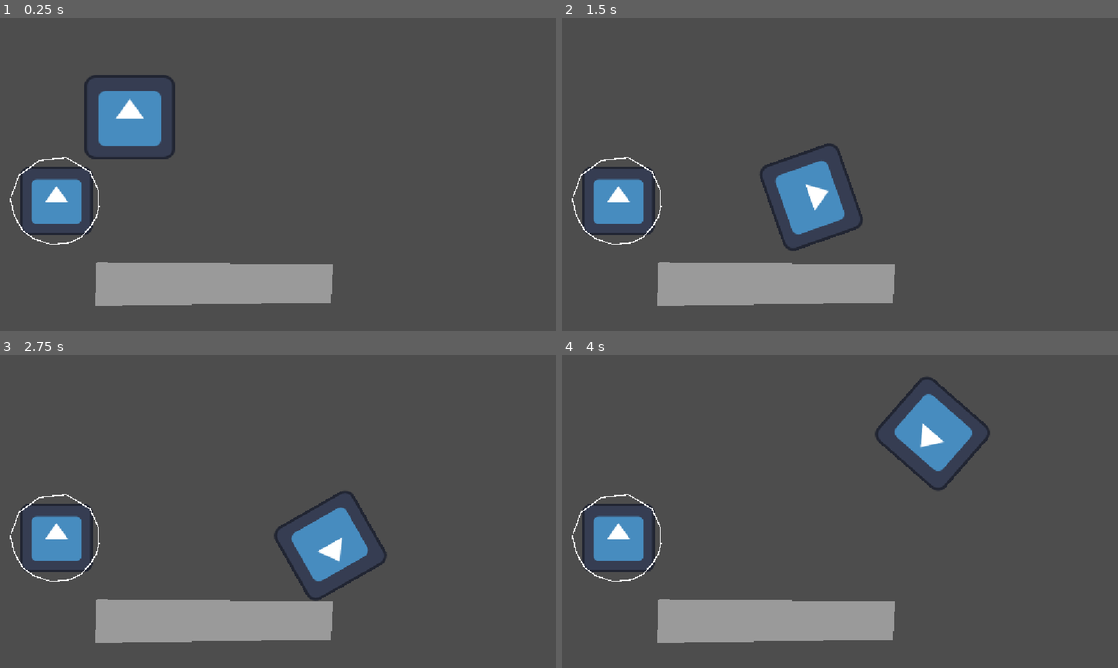
Above: before the commit, frames 1-4 (two rows, left to right).
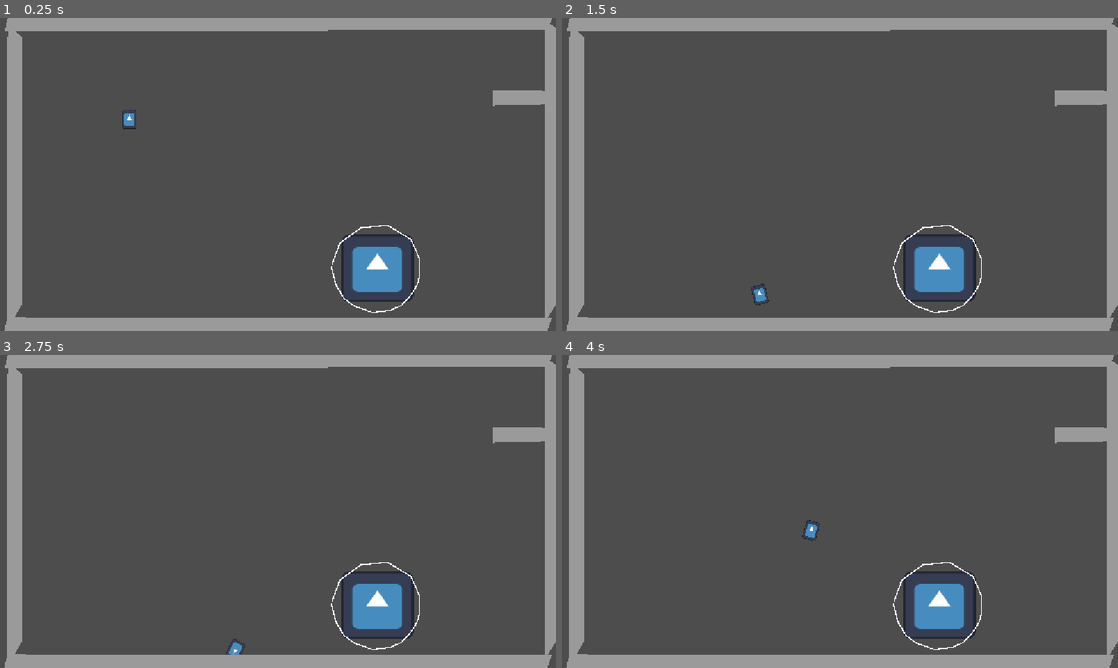
Above: after the commit, the same moments.

Repository: TAL-Trent/SSJamF2026
Game: Godot game, scene res://Test Scene.tscn
Same seed, same stepped clock (60 frames per second), same inputs: the game is played once before the commit and once after it. The engine's default icon, where the game draws it, is replaced by a stand-in: a white triangle on a blue panel in a dark square.
Inputs:
- Up to frame 1 (0.25 s): no input
- Up to frame 2 (1.5 s): hold Right (right) 0.53-1.28 s; tap Space (jump) at 0.77 s; hold Left (left) from 1.28 s (still down)
- Up to frame 3 (2.75 s): tap Space (jump) at 1.52 s; release Left (left) at 2.03 s; hold Right (right) from 2.03 s (still down)
- Up to frame 4 (4 s): tap Space (jump) at 3.02, 3.77 s; release Right (right) at 3.53 s; hold Left (left) from 3.53 s (still down)

The runs differ from the first frame. In frame 1, 25% of the frame differs, in the area x 0-100%, y 0-100%; in frame 2, 24%; in frame 3, 24%; in frame 4, 25%.

Commit message:
Added level

Diff:
--- a/jank/Level1.tscn
+++ b/jank/Level1.tscn
@@ -1,21 +1,9 @@
 [gd_scene format=3 uid="uid://ctap4pegpqyro"]
 
-[ext_resource type="Texture2D" uid="uid://bs84cmq2mfpt1" path="res://icon2.svg" id="1_kyxg0"]
+[node name="Level1" type="Node2D" unique_id=2110498440]
+scale = Vector2(1e-05, 1e-05)
 
-[sub_resource type="CircleShape2D" id="CircleShape2D_2v4n4"]
-radius = 18.027756
+[node name="StaticBody2D" type="StaticBody2D" parent="." unique_id=1632703386]
 
-[node name="Level1" type="Node2D" unique_id=2110498440]
-
-[node name="StaticBody2D" type="StaticBody2D" parent="." unique_id=1826397052]
-
-[node name="CollisionShape2D" type="CollisionShape2D" parent="StaticBody2D" unique_id=1064519571]
-shape = SubResource("CircleShape2D_2v4n4")
-
-[node name="Sprite2D" type="Sprite2D" parent="StaticBody2D/CollisionShape2D" unique_id=675585636]
-position = Vector2(-6, -5.0000005)
-scale = Vector2(13, 11)
-texture = ExtResource("1_kyxg0")
-
-[node name="Line2D" type="Line2D" parent="StaticBody2D/CollisionShape2D" unique_id=1319957830]
-points = PackedVector2Array(0, -18, -1.0950298, -17.671492, -10, -15, -16, -7, -18, 2, -15, 11, -8, 16, 0, 18, 5, 18, 10, 16, 13, 13, 16, 9, 18, 4, 18, -3, 15, -10, 9, -16, 2, -18, 1, -18, -1, -18)
+[node name="Line2D" type="Line2D" parent="StaticBody2D" unique_id=1772021855]
+points = PackedVector2Array(100000.01, 44700004, 115500010, 45900004, 115700010, 63500004, 1100000.1, 62800004, 200000.02, 46600004, 100000.01, 44900004)
--- a/jank/Test Scene.tscn
+++ b/jank/Test Scene.tscn
@@ -4,13 +4,19 @@
 [ext_resource type="Script" uid="uid://cug0bi0ldored" path="res://Test Scene Script.gd" id="1_ykvvg"]
 
 [sub_resource type="CircleShape2D" id="CircleShape2D_cxiam"]
-radius = 103.711136
+radius = 19.026299
 
 [sub_resource type="CircleShape2D" id="CircleShape2D_oym00"]
 radius = 369.5416
 
 [sub_resource type="RectangleShape2D" id="RectangleShape2D_cxiam"]
-size = Vector2(542, 108.000015)
+size = Vector2(1125, 30)
+
+[sub_resource type="RectangleShape2D" id="RectangleShape2D_2v4n4"]
+size = Vector2(31, 636)
+
+[sub_resource type="RectangleShape2D" id="RectangleShape2D_48r1q"]
+size = Vector2(126, 30)
 
 [node name="Node2D" type="Node2D" unique_id=965193724 node_paths=PackedStringArray("Player")]
 script = ExtResource("1_ykvvg")
@@ -22,15 +28,16 @@
 constant_torque = 2.13
 
 [node name="CollisionShape2D" type="CollisionShape2D" parent="Player" unique_id=666665252]
+position = Vector2(0, 2)
 shape = SubResource("CircleShape2D_cxiam")
 
 [node name="Icon" type="Sprite2D" parent="Player/CollisionShape2D" unique_id=1676920389]
-position = Vector2(1.0000029, -0.9999914)
-scale = Vector2(1.46875, 1.3593751)
+position = Vector2(7.6293945e-06, 0.9999943)
+scale = Vector2(0.2304688, 0.3125001)
 texture = ExtResource("1_pvqqe")
 
 [node name="StaticBody2D" type="StaticBody2D" parent="." unique_id=1567737292]
-position = Vector2(114, 379)
+position = Vector2(779, 519)
 scale = Vector2(0.5, 0.5)
 
 [node name="CollisionShape2D" type="CollisionShape2D" parent="StaticBody2D" unique_id=362083452]
@@ -46,13 +53,66 @@
 points = PackedVector2Array(-365, -34, -297, -214, -127, -337, 95, -360, 291, -242, 360, -83, 364, 51, 345, 125, 296, 211, 215, 301, 124, 345, -28, 363, -173, 314, -266, 247, -336, 124, -372, -22)
 
 [node name="Floor" type="StaticBody2D" parent="." unique_id=1060266912]
-position = Vector2(889.1045, 111.62189)
+position = Vector2(880, 168)
 
 [node name="Polygon2D" type="Polygon2D" parent="Floor" unique_id=1738322572]
-position = Vector2(-201, 392)
+position = Vector2(258.6361, 451.14447)
+scale = Vector2(2.3022308, 0.3597568)
 color = Color(0.6073017, 0.60730165, 0.60730165, 1)
 polygon = PackedVector2Array(1.8955078, 6.378113, -488.1045, 2.3781128, -491.1045, 92.37811, -2.1044922, 85.37811)
 
 [node name="CollisionShape2D" type="CollisionShape2D" parent="Floor" unique_id=1904054581]
-position = Vector2(-448, 439)
+position = Vector2(-303.5, 477)
 shape = SubResource("RectangleShape2D_cxiam")
+
+[node name="wallLeft" type="StaticBody2D" parent="." unique_id=1933933877]
+position = Vector2(880, 168)
+
+[node name="Polygon2D" type="Polygon2D" parent="wallLeft" unique_id=1698824866]
+position = Vector2(-835.1139, -172.69963)
+scale = Vector2(0.060113497, 7.0222216)
+color = Color(0.6073017, 0.60730165, 0.60730165, 1)
+polygon = PackedVector2Array(1.8955078, 6.378113, -488.1045, 2.3781128, -491.1045, 92.37811, -2.1044922, 85.37811)
+
+[node name="CollisionShape2D" type="CollisionShape2D" parent="wallLeft" unique_id=437923831]
+position = Vector2(-847.5, 169)
+shape = SubResource("RectangleShape2D_2v4n4")
+
+[node name="wallLeft2" type="StaticBody2D" parent="." unique_id=930569930]
+position = Vector2(1993, 156)
+
+[node name="Polygon2D" type="Polygon2D" parent="wallLeft2" unique_id=1263886810]
+position = Vector2(-835.1139, -172.69963)
+scale = Vector2(0.060113497, 7.0222216)
+color = Color(0.6073017, 0.60730165, 0.60730165, 1)
+polygon = PackedVector2Array(1.8955078, 6.378113, -488.1045, 2.3781128, -491.1045, 92.37811, -2.1044922, 85.37811)
+
+[node name="CollisionShape2D" type="CollisionShape2D" parent="wallLeft2" unique_id=1145334264]
+position = Vector2(-847.5, 169)
+shape = SubResource("RectangleShape2D_2v4n4")
+
+[node name="Floor2" type="StaticBody2D" parent="." unique_id=103161666]
+position = Vector2(882, -457)
+
+[node name="Polygon2D" type="Polygon2D" parent="Floor2" unique_id=83244311]
+position = Vector2(258.6361, 451.14447)
+scale = Vector2(2.3022308, 0.3597568)
+color = Color(0.6073017, 0.60730165, 0.60730165, 1)
+polygon = PackedVector2Array(1.8955078, 6.378113, -488.1045, 2.3781128, -491.1045, 92.37811, -2.1044922, 85.37811)
+
+[node name="CollisionShape2D" type="CollisionShape2D" parent="Floor2" unique_id=1423467569]
+position = Vector2(-303.5, 477)
+shape = SubResource("RectangleShape2D_cxiam")
+
+[node name="Chunk1" type="StaticBody2D" parent="." unique_id=1902447649]
+position = Vector2(1174, -147)
+
+[node name="Polygon2D" type="Polygon2D" parent="Chunk1" unique_id=881651029]
+position = Vector2(-36.000015, 295)
+scale = Vector2(0.2373221, 0.3597568)
+color = Color(0.6073017, 0.60730165, 0.60730165, 1)
+polygon = PackedVector2Array(1.8955078, 6.378113, -488.1045, 2.3781128, -491.1045, 92.37811, -2.1044922, 85.37811)
+
+[node name="CollisionShape2D" type="CollisionShape2D" parent="Chunk1" unique_id=1848147505]
+position = Vector2(-90, 312)
+shape = SubResource("RectangleShape2D_48r1q")
